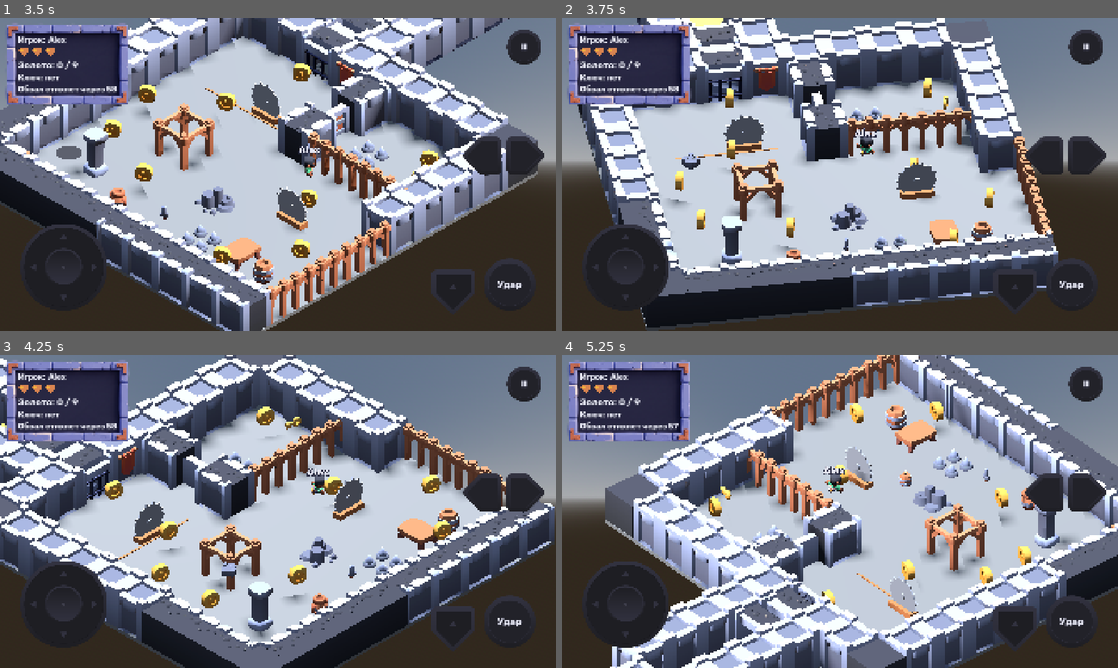
Above: before the commit, frames 1-4 (two rows, left to right).
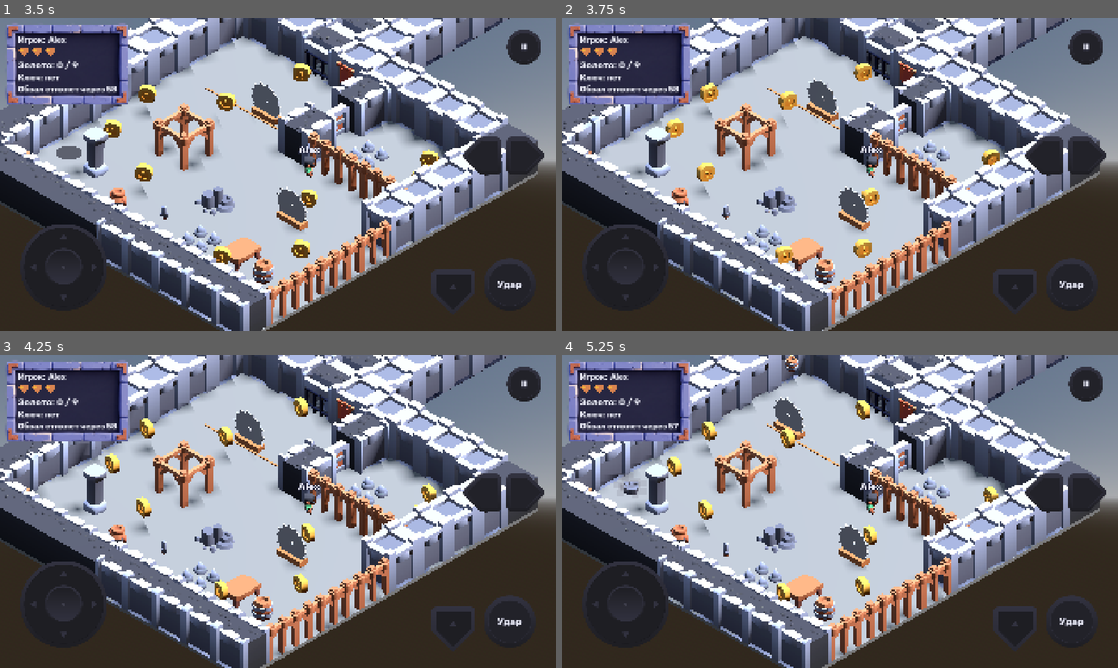
Above: after the commit, the same moments.

Repository: farikgg/godot_assignment
Game: Godot game, scene res://scenes/main_menu.tscn
Two runs of this game, one before a commit and one after it. Both use one fixed random seed, a clock stepped at 60 frames per second and the inputs below.
Inputs (mouse positions are in pixels of both pictures, inside the frame that each line leads up to):
- Up to frame 1 (3.5 s): click (278, 177) at 0.52 s; type "Alex" at 0.6 s; click "Спуститься" at 1.25 s; move the mouse to (400, 158) at 2.02 s; hold D (move_right) 2.03-2.75 s; hold J (attack) 2.03-2.75 s; click (400, 158) at 2.17 s; tap Space (jump) at 2.27 s; drag from (166, 190) to (250, 237) at 2.77 s
- Up to frame 2 (3.75 s): move the mouse to (895, 105) at 3.52 s; hold D (move_right) from 3.53 s (still down); hold Left (camera_left, bound only before the commit) from 3.53 s (still down)
- Up to frame 3 (4.25 s): keep holding D (move_right); keep holding Left (camera_left, bound only before the commit)
- Up to frame 4 (5.25 s): release D (move_right) at 4.25 s; release Left (camera_left, bound only before the commit) at 4.25 s; drag from (812, 574) to (673, 464) at 4.27 s; move the mouse to (1006, 558) at 5.02 s; hold A (move_left) from 5.03 s (still down); hold Right (camera_right, bound only before the commit) from 5.03 s (still down)

Frame 1 is identical in both runs. In frame 2, 54% of the frame differs, in the area x 0-97%, y 0-100%; in frame 3, 57%; in frame 4, 65%, in the area x 0-100%, y 0-100%.

Commit message:
Arrows back in movement, camera turns on Q / E
- move_*: WASD + arrows + left stick (A7 composites).
- camera_left / camera_right: Q / E + LB / RB; arrows removed.
- Sword hint now lists every attack key: «J, X или ЛКМ — удар».
- test_a7: Right arrow gives move.x = 1 without turning the camera;
  Q turns it left, E back.
- ai_log: binding table updated.

Co-Authored-By: Claude Opus 5.5 <noreply@anthropic.com>

Diff:
--- a/project.godot
+++ b/project.godot
@@ -48,24 +48,28 @@
 move_left={
 "deadzone": 0.2,
 "events": [Object(InputEventKey,"resource_local_to_scene":false,"resource_name":"","device":-1,"window_id":0,"alt_press …(193 unchanged characters)…
+, Object(InputEventKey,"resource_local_to_scene":false,"resource_name":"","device":-1,"window_id":0,"alt_pressed":false,"shift_pressed":false,"ctrl_pressed":false,"meta_pressed":false,"pressed":false,"keycode":0,"physical_keycode":4194319,"key_label":0,"unicode":0,"location":0,"echo":false,"script":null)
 , Object(InputEventJoypadMotion,"resource_local_to_scene":false,"resource_name":"","device":-1,"axis":0,"axis_value":-1.0,"script":null)
 ]
 }
 move_right={
 "deadzone": 0.2,
 "events": [Object(InputEventKey,"resource_local_to_scene":false,"resource_name":"","device":-1,"window_id":0,"alt_press …(193 unchanged characters)…
+, Object(InputEventKey,"resource_local_to_scene":false,"resource_name":"","device":-1,"window_id":0,"alt_pressed":false,"shift_pressed":false,"ctrl_pressed":false,"meta_pressed":false,"pressed":false,"keycode":0,"physical_keycode":4194321,"key_label":0,"unicode":0,"location":0,"echo":false,"script":null)
 , Object(InputEventJoypadMotion,"resource_local_to_scene":false,"resource_name":"","device":-1,"axis":0,"axis_value":1.0,"script":null)
 ]
 }
 move_forward={
 "deadzone": 0.2,
 "events": [Object(InputEventKey,"resource_local_to_scene":false,"resource_name":"","device":-1,"window_id":0,"alt_press …(193 unchanged characters)…
+, Object(InputEventKey,"resource_local_to_scene":false,"resource_name":"","device":-1,"window_id":0,"alt_pressed":false,"shift_pressed":false,"ctrl_pressed":false,"meta_pressed":false,"pressed":false,"keycode":0,"physical_keycode":4194320,"key_label":0,"unicode":0,"location":0,"echo":false,"script":null)
 , Object(InputEventJoypadMotion,"resource_local_to_scene":false,"resource_name":"","device":-1,"axis":1,"axis_value":-1.0,"script":null)
 ]
 }
 move_back={
 "deadzone": 0.2,
 "events": [Object(InputEventKey,"resource_local_to_scene":false,"resource_name":"","device":-1,"window_id":0,"alt_press …(193 unchanged characters)…
+, Object(InputEventKey,"resource_local_to_scene":false,"resource_name":"","device":-1,"window_id":0,"alt_pressed":false,"shift_pressed":false,"ctrl_pressed":false,"meta_pressed":false,"pressed":false,"keycode":0,"physical_keycode":4194322,"key_label":0,"unicode":0,"location":0,"echo":false,"script":null)
 , Object(InputEventJoypadMotion,"resource_local_to_scene":false,"resource_name":"","device":-1,"axis":1,"axis_value":1.0,"script":null)
 ]
 }
@@ -77,13 +81,13 @@
 }
 camera_left={
 "deadzone": 0.2,
-"events": [Object(InputEventKey,"resource_local_to_scene":fa …(140 unchanged characters)… d":false,"keycode":0,"physical_keycode":4194319,"key_label":0,"unicode":0,"location":0,"echo":false,"script":null)
+"events": [Object(InputEventKey,"resource_local_to_scene":fa …(140 unchanged characters)… d":false,"keycode":0,"physical_keycode":81,"key_label":0,"unicode":0,"location":0,"echo":false,"script":null)
 , Object(InputEventJoypadButton,"resource_local_to_scene":false,"resource_name":"","device":-1,"button_index":9,"pressure":0.0,"pressed":true,"script":null)
 ]
 }
 camera_right={
 "deadzone": 0.2,
-"events": [Object(InputEventKey,"resource_local_to_scene":fa …(140 unchanged characters)… d":false,"keycode":0,"physical_keycode":4194321,"key_label":0,"unicode":0,"location":0,"echo":false,"script":null)
+"events": [Object(InputEventKey,"resource_local_to_scene":fa …(140 unchanged characters)… d":false,"keycode":0,"physical_keycode":69,"key_label":0,"unicode":0,"location":0,"echo":false,"script":null)
 , Object(InputEventJoypadButton,"resource_local_to_scene":false,"resource_name":"","device":-1,"button_index":10,"pressure":0.0,"pressed":true,"script":null)
 ]
 }
--- a/scripts/main.gd
+++ b/scripts/main.gd
@@ -5,7 +5,7 @@
 const GATE_OPEN_TEXT: String = "Решётка поднялась. Путь свободен"
 const GATE_CLOSED_TEXT: String = "Решётка опущена. Продержись, пока не стихнет обвал"
 const GAME_OVER_TEXT: String = "Тьма поглотила тебя…"
-const SWORD_FOUND_TEXT: String = "Меч найден. J или ЛКМ — удар"
+const SWORD_FOUND_TEXT: String = "Меч найден. J, X или ЛКМ — удар"
 const SWORD_HINT_DURATION: float = 3.0
 const RESTART_DELAY: float = 1.5
 const SURVIVAL_TIME: float = 60.0
--- a/tools/test_a7.gd
+++ b/tools/test_a7.gd
@@ -28,6 +28,7 @@
 	await _test_handler()
 	_test_no_raw_keys()
 	await _test_on_screen_stick()
+	await _test_arrows_and_camera_keys()
 	var code: int = 1 if _failures > 0 else 0
 	print("RESULT: %s, %d failure(s), exit code %d" % ["PASS" if code == 0 else "FAIL", _failures, code])
 	quit(code)
@@ -168,6 +169,42 @@
 	map.queue_free()
 	await process_frame
 
+func _test_arrows_and_camera_keys() -> void:
+	var map: Node3D = (load(MAP_SCENE) as PackedScene).instantiate() as Node3D
+	root.add_child(map)
+	current_scene = map
+	map.get_node("Spawner").process_mode = Node.PROCESS_MODE_DISABLED
+	var handler: PlayerInputHandler = map.get_node("Player/InputHandler") as PlayerInputHandler
+	var pivot: Node3D = map.get_node("CameraPivot") as Node3D
+	for i in 5:
+		await process_frame
+	var yaw_before: float = pivot.rotation_degrees.y
+
+	_key(KEY_RIGHT, true)
+	await process_frame
+	var move_x: float = handler.move.x
+	await create_timer(0.5).timeout
+	_key(KEY_RIGHT, false)
+	await process_frame
+	_check("Right arrow moves (move.x = 1) and does not turn the camera",
+		is_equal_approx(move_x, 1.0) and is_equal_approx(pivot.rotation_degrees.y, yaw_before),
+		"move.x=%.2f yaw %.1f -> %.1f" % [move_x, yaw_before, pivot.rotation_degrees.y])
+
+	_key(KEY_Q, true)
+	_key(KEY_Q, false)
+	await create_timer(0.5).timeout
+	var after_q: float = pivot.rotation_degrees.y
+	_key(KEY_E, true)
+	_key(KEY_E, false)
+	await create_timer(0.5).timeout
+	var after_e: float = pivot.rotation_degrees.y
+	_check("Q turns the camera left, E turns it back",
+		is_equal_approx(fposmod(after_q - yaw_before, 360.0), 270.0) and is_equal_approx(fposmod(after_e, 360.0), fposmod(yaw_before, 360.0)),
+		"yaw %.1f -> Q %.1f -> E %.1f" % [yaw_before, after_q, after_e])
+	current_scene = null
+	map.queue_free()
+	await process_frame
+
 func _count_slashes(parent: Node) -> int:
 	var count: int = 0
 	for child in parent.get_children():
Not shown, changed: docs/ai_log.md
